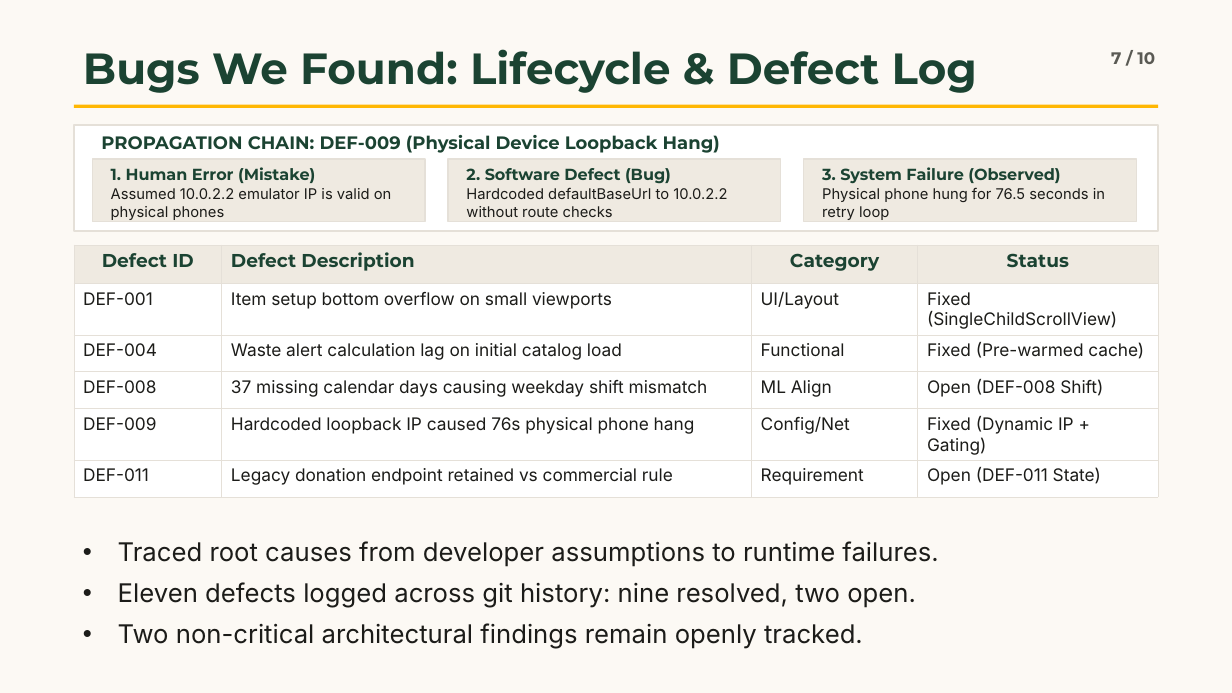
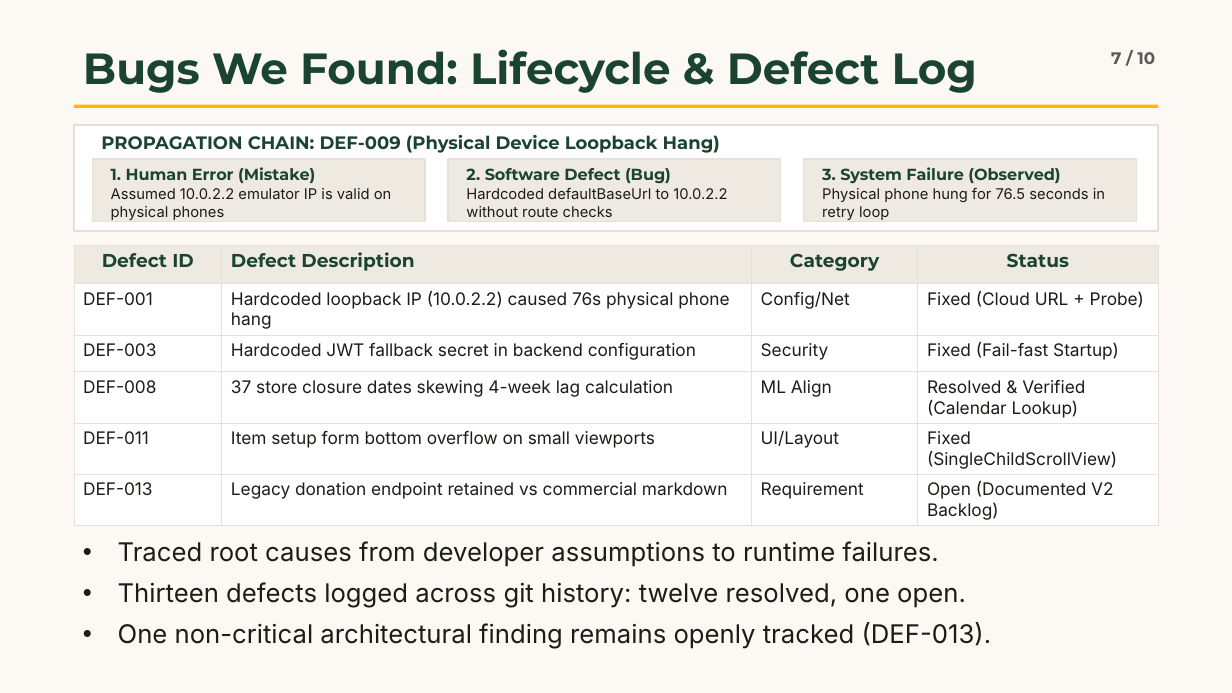
Before and after one commit to Yatin07/CAPSTONE_PROJECT, a slide deck: slide 7 of docs/software_testing_10slides.pptx. Drawn at 1232x693 pixels with LibreOffice and Linux fonts; fonts in the diff are those of the drawing. Boxes give left, top, right and bottom in pixels: in the first picture for what was removed or moved away, otherwise in the second. Text is boxed around its words. In the diff, an @@ line names an element or a change of style, - is before the commit and + after.

```diff
--- a/docs/software_testing_10slides.pptx
+++ b/docs/software_testing_10slides.pptx
@@ table at bbox=[74, 245, 1158, 524] @@
-row 2: DEF-001 | Item setup bottom overflow on small viewports | UI/Layout | Fixed (SingleChildScrollView)
+row 2: DEF-001 | Hardcoded loopback IP (10.0.2.2) caused 76s physical phone hang | Config/Net | Fixed (Cloud URL + Probe)
-row 3: DEF-004 | Waste alert calculation lag on initial catalog load | Functional | Fixed (Pre-warmed cache)
+row 3: DEF-003 | Hardcoded JWT fallback secret in backend configuration | Security | Fixed (Fail-fast Startup)
-row 4, column 2: 37 missing calendar days causing weekday shift mismatch
+row 4, column 2: 37 store closure dates skewing 4-week lag calculation
-row 4, column 4: Open (DEF-008 Shift)
+row 4, column 4: Resolved & Verified (Calendar Lookup)
-row 5: DEF-009 | Hardcoded loopback IP caused 76s physical phone hang | Config/Net | Fixed (Dynamic IP + Gating)
+row 5: DEF-011 | Item setup form bottom overflow on small viewports | UI/Layout | Fixed (SingleChildScrollView)
-row 6: DEF-011 | Legacy donation endpoint retained vs commercial rule | Requirement | Open (DEF-011 State)
+row 6: DEF-013 | Legacy donation endpoint retained vs commercial markdown | Requirement | Open (Documented V2 Backlog)
@@ text at bbox=[118, 582, 992, 649]: text changed @@
-• Eleven defects logged across git history: nine resolved, two open.
-• Two non-critical architectural findings remain openly tracked.
+• Thirteen defects logged across git history: twelve resolved, one open.
+• One non-critical architectural finding remains openly tracked (DEF-013).
```
Also in this commit, not shown: 40 other files.
